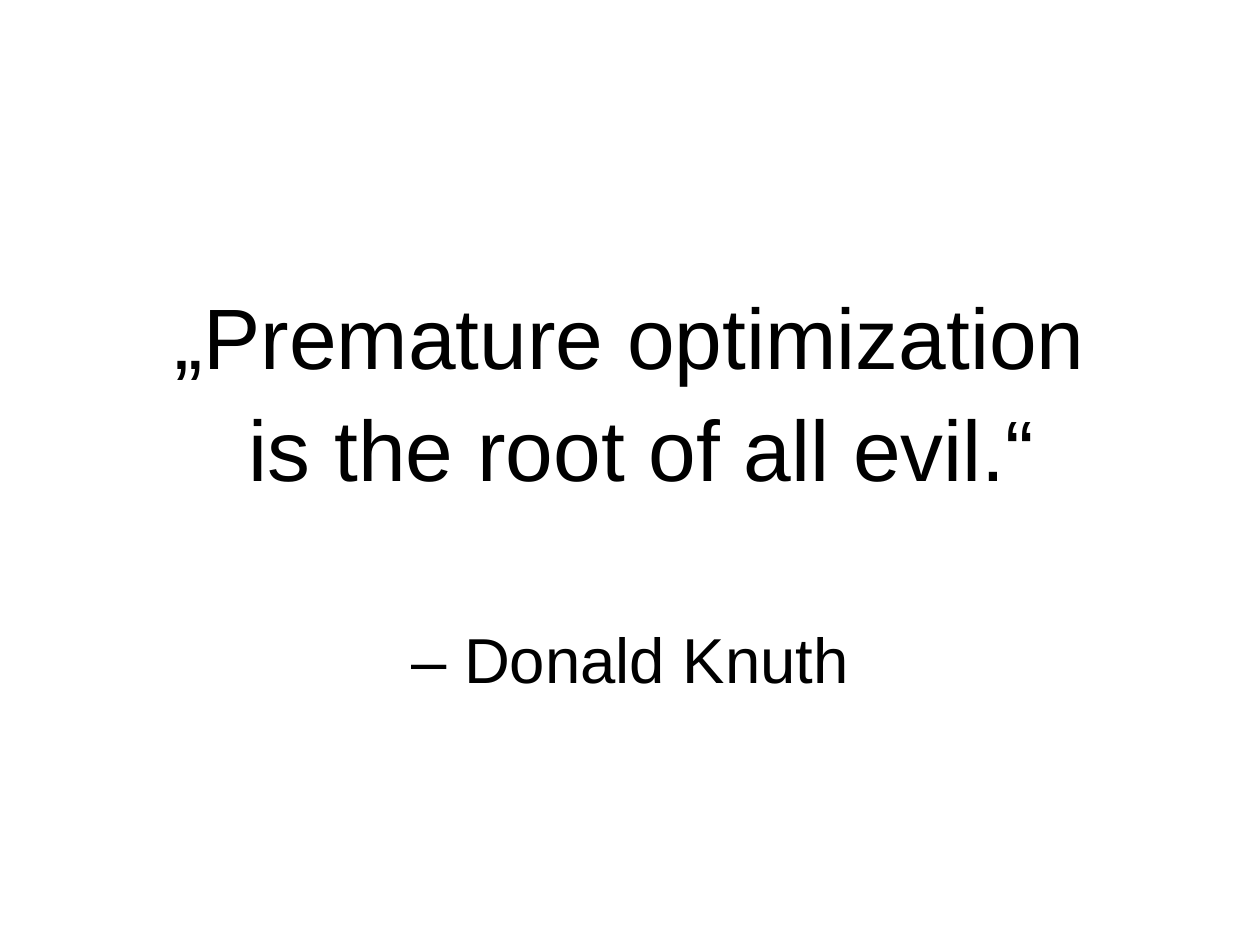
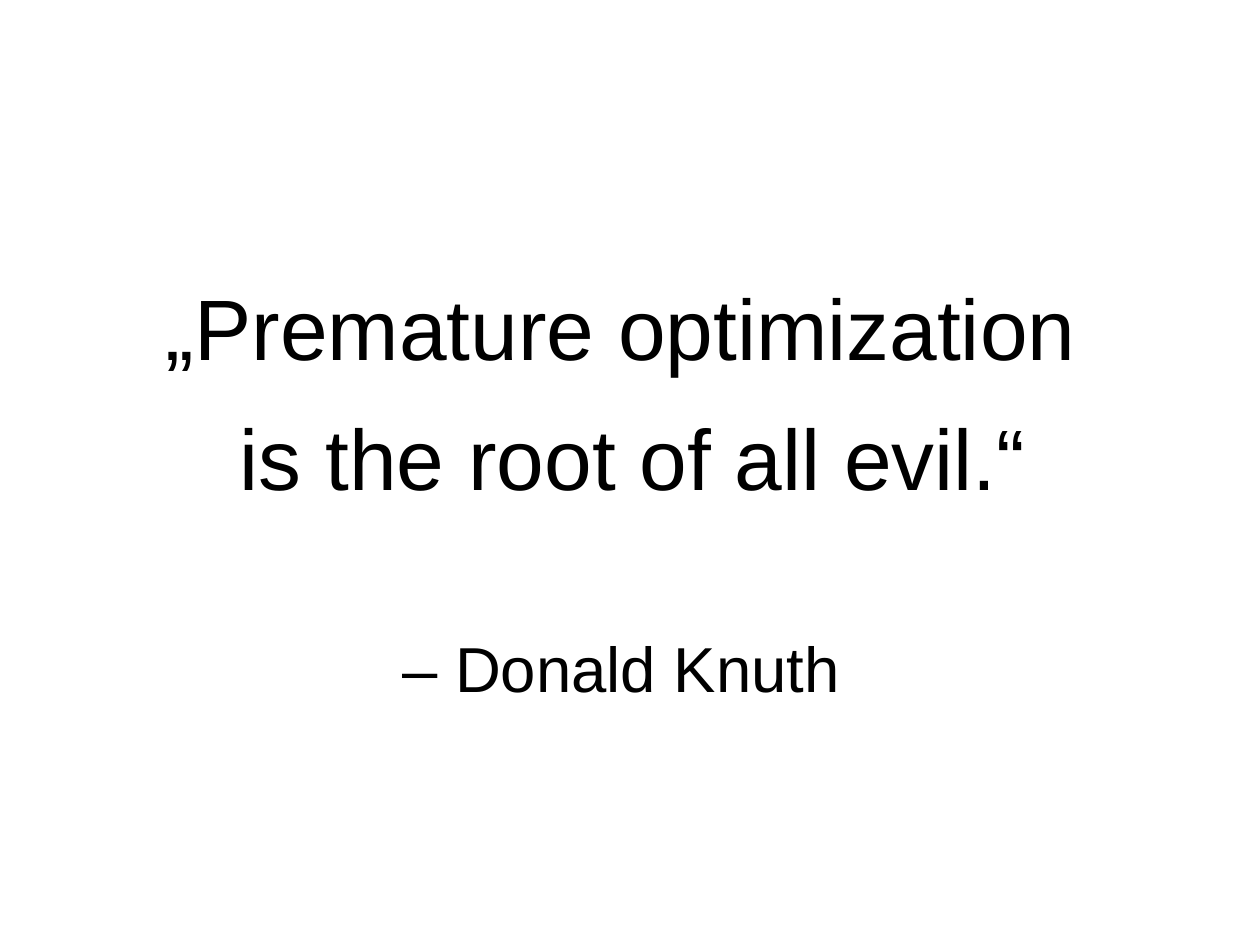
Before and after one commit to wolframroesler/Talks, a slide deck: slide 2 of profiling.odp. Drawn at 1260x945 pixels with LibreOffice and Linux fonts; fonts in the diff are those of the drawing. Boxes give left, top, right and bottom in pixels: in the first picture for what was removed or moved away, otherwise in the second. Text is boxed around its words. In the diff, an @@ line names an element or a change of style, - is before the commit and + after.

```diff
--- a/profiling.odp
+++ b/profiling.odp
@@ subtitle "„Premature optimization": place and size @@
-subtitle "„Premature optimization" at bbox=[175, 307, 1084, 684]
+subtitle "„Premature optimization" at bbox=[166, 298, 1075, 693]
@@ subtitle at bbox=[166, 298, 1075, 376]: more space between paragraphs @@
```
Also in this commit, not shown: 3 other slides changed.
